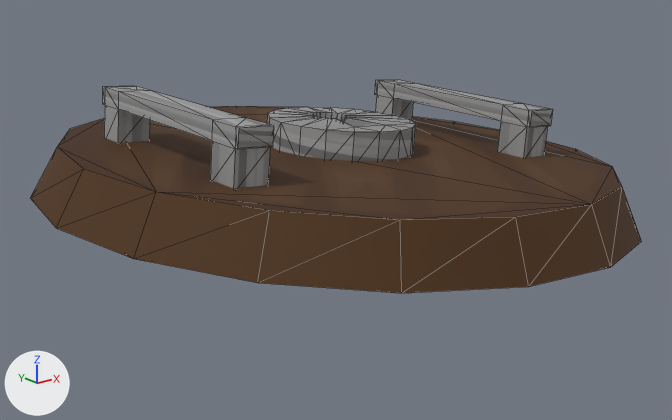
The FBX model Assets/lv1 assets/dome smooth/PintuLv1Open.FBX: old version first, new version second.
Rendered twice from a 50 mm camera at (-4.23, -5.27, 2.19) aimed at (-0.05, -0.05, 0.1). Every picture has the same lights, and +X, +Y and +Z are marked at lower left. Mesh edges are drawn as thin lines. Where no turn or scale is listed for an object, it has been applied to the vertices.

The first picture shows 'Drain Cover'.
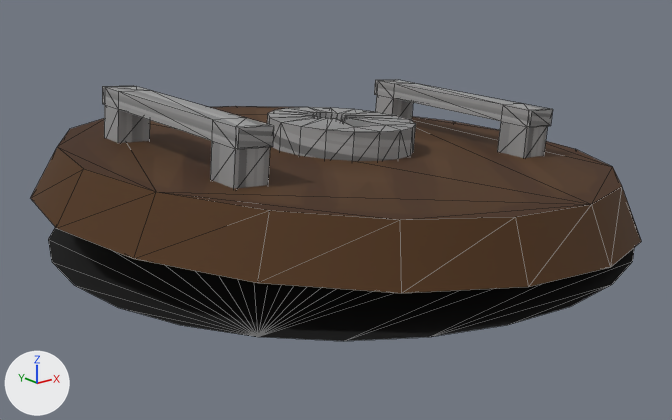
The newer file is also turned or shifted as a whole; pictures and numbers use the older file's frame.

Patch to the scene script:
```diff
--- a/Assets/lv1 assets/dome smooth/PintuLv1Open.FBX.py
+++ b/Assets/lv1 assets/dome smooth/PintuLv1Open.FBX.py
@@ img_black_png @@
+img_black_png = load_image('black.png', '_unpacked/black.png', 1024, 1024, 'sRGB')
@@ mat_material__3 @@
+mat_material__3 = principled_material('Material #3')
+mat_material__3.texture = img_black_png
+mat_material__3.roughness = 0.859
@@ me_mesh_001 @@
+me_mesh_001.from_pydata(...)  # 28 vertices, 26 faces; spans x -2.15..2.15, y -2.15..2.15, z 0.0
+me_mesh_001.materials.append(mat_material__3)  # picture img_black_png
@@ ob_circle001 @@
+ob_circle001 = bpy.data.objects.new('Circle001', me_mesh_001)
+ob_circle001.location = (0.043, 0.0, -0.002)
```

What differs and where, as boxes [x1, y1, x2, y2] in the pictures (672 x 420 px):
'Circle001', added (black): after [48, 227, 634, 341]
